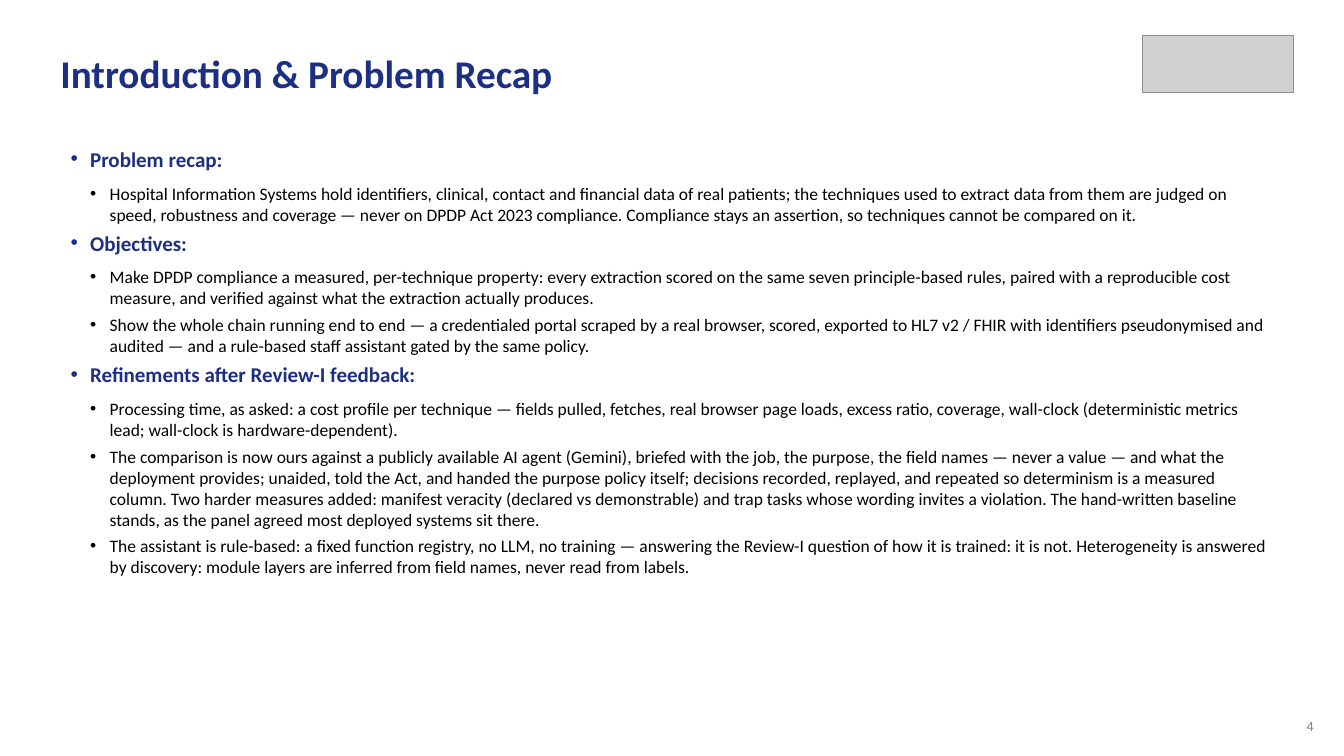
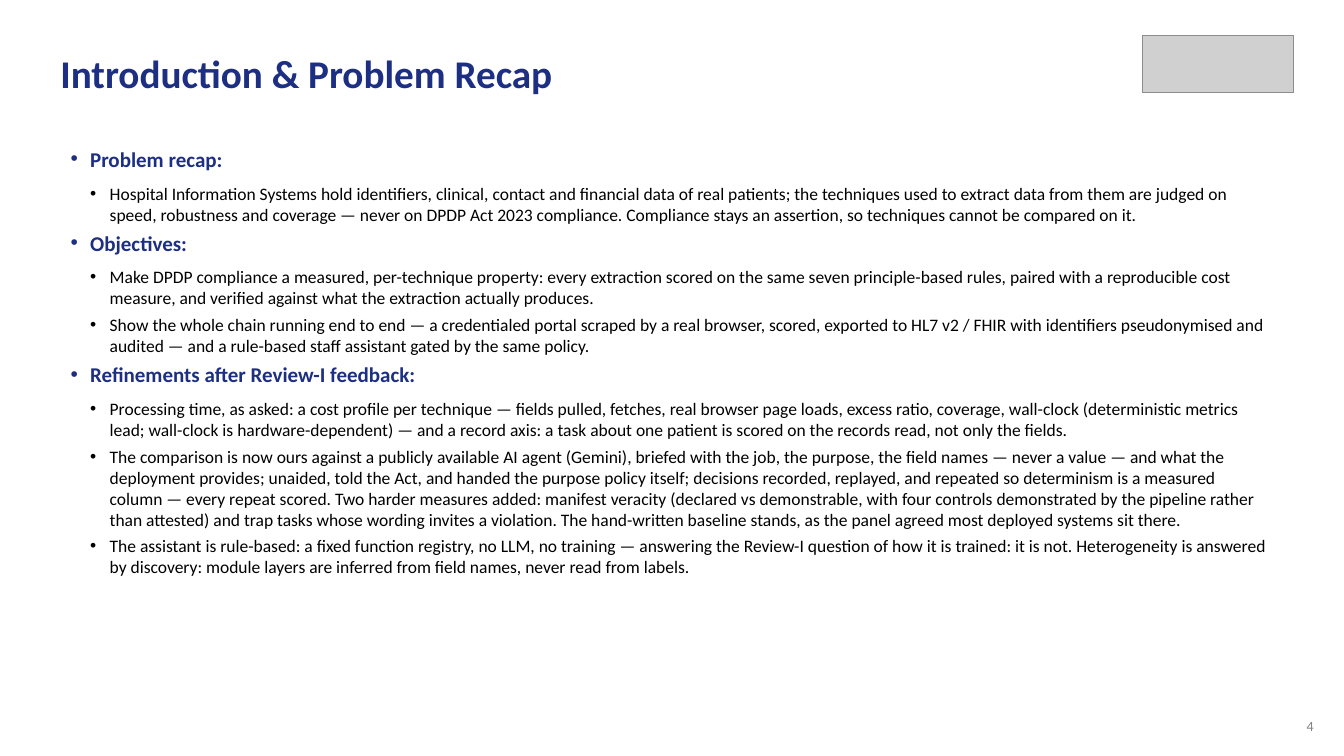
Before and after one commit to aysk1209/his-scraping-dpdp-project, a slide deck: slide 4 of Review-II.pptx. Drawn at 1344x756 pixels with LibreOffice and Linux fonts; fonts in the diff are those of the drawing; grey boxes stand for pictures. Boxes give left, top, right and bottom in pixels: in the first picture for what was removed or moved away, otherwise in the second. Text is boxed around its words. In the diff, an @@ line names an element or a change of style, - is before the commit and + after.

```diff
--- a/Review-II.pptx
+++ b/Review-II.pptx
@@ text at (110,402,1254,529): text changed @@
-  • Processing time, as asked: a cost profile per technique — fields pulled, fetches, real browser page loads, excess ratio, coverage, wall-clock (deterministic metrics lead; wall-clock is hardware-dependent).
-  • The comparison is now ours against a publicly available AI agent (Gemini), briefed with the job, the purpose, the field names — never a value — and what the deployment provides; unaided, told the Act, and handed the purpose policy itself; decisions recorded, replayed, and repeated so determinism is a measured column. Two harder measures added: manifest veracity (declared vs demonstrable) and trap tasks whose wording invites a violation. The hand-written baseline stands, as the panel agreed most deployed systems sit there.
+  • Processing time, as asked: a cost profile per technique — fields pulled, fetches, real browser page loads, excess ratio, coverage, wall-clock (deterministic metrics lead; wall-clock is hardware-dependent) — and a record axis: a task about one patient is scored on the records read, not only the fields.
+  • The comparison is now ours against a publicly available AI agent (Gemini), briefed with the job, the purpose, the field names — never a value — and what the deployment provides; unaided, told the Act, and handed the purpose policy itself; decisions recorded, replayed, and repeated so determinism is a measured column — every repeat scored. Two harder measures added: manifest veracity (declared vs demonstrable, with four controls demonstrated by the pipeline rather than attested) and trap tasks whose wording invites a violation. The hand-written baseline stands, as the panel agreed most deployed systems sit there.
```
Also in this commit, not shown: 7 other slides changed, 1 slide added, 4 other files.
